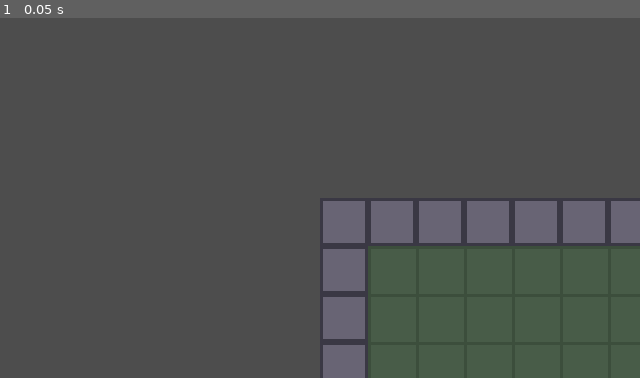
Above: before the commit, frame 1.
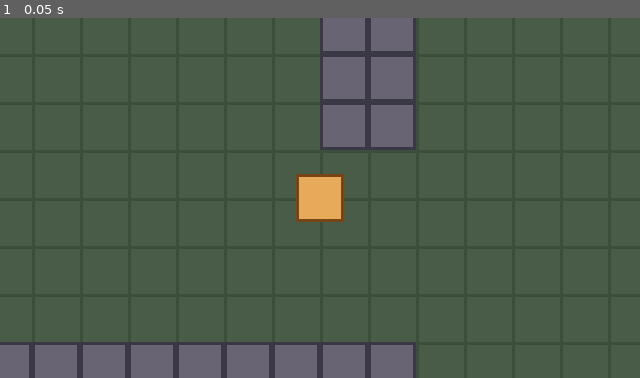
Above: after the commit, the same moment.

Repository: chris-suryo/norfolk-path
Game: Godot game, scene res://scenes/main.tscn
The game is run twice, just before and just after one commit, with the same random seed, the same clock (stepped at 60 frames per second) and the same inputs.
Inputs:
- Up to frame 1 (0.05 s): no input

The runs differ from the first frame. In frame 1, 17% of the frame differs, in the area x 0-100%, y 0-100%.

Commit message:
Fix invisible player and non-filling Web canvas
Web export ran end-to-end (browser, local server, index.html/wasm/pck all
correct) but two problems showed up in-browser:

1. No player visible; camera looked stuck showing the level's top-left
   corner (border wall row + floor beneath it) instead of following the
   player. follow_camera.gd wired target/bounds_source as
   `@export var target: Node2D` set via NodePath text in main.tscn, and
   silently no-op'd if that resolution ever came back null -- exactly
   what a camera parked at its own default (0,0) position at 3x zoom
   would look like. Can't fully verify the Node-typed-export resolution
   mechanism without running the engine, so fixed this the unambiguous
   way regardless of root cause: explicit `@export var target_path:
   NodePath` + `get_node_or_null()` in _ready(), with push_error() if
   resolution fails. A bad wiring is now a loud console error, not a
   silent wrong camera view.

2. Web build wasn't filling/scaling to the browser window. project.godot
   already has the right settings for this (canvas_items/expand stretch)
   and export_presets.cfg already had canvas_resize_policy=2 (Adaptive),
   but without being able to open a browser myself to confirm the DOM/CSS
   behavior, added a belt-and-suspenders html/head_include with explicit
   CSS forcing the canvas to 100vw/100vh with no page margin/overflow --
   the standard extra step Godot Web exports often need beyond the
   resize-policy setting alone.

gdformat/gdlint re-run clean on the changed script.

Co-Authored-By: Claude Sonnet 5 <noreply@anthropic.com>
Claude-Session: https://claude.ai/code/session_01PyCWLhnuhoW79J25QhMwPD

Diff:
--- a/scenes/main.tscn
+++ b/scenes/main.tscn
@@ -13,5 +13,5 @@
 
 [node name="Camera2D" type="Camera2D" parent="."]
 script = ExtResource("3_cam")
-target = NodePath("../Player")
-bounds_source = NodePath("../Level")
+target_path = NodePath("../Player")
+bounds_source_path = NodePath("../Level")
--- a/scripts/follow_camera.gd
+++ b/scripts/follow_camera.gd
@@ -3,40 +3,65 @@
 
 ## Camera that follows a target node and clamps to the level's painted bounds.
 ##
-## In Slice 1 the target is the player, but it's a plain Node2D reference on
-## purpose: in 2-player mode the target becomes a "midpoint" node sitting between
-## both players, with no changes needed here. Clamping is derived from a
-## TileMapLayer's used rect, so the camera never scrolls past the level edge.
+## In Slice 1 the target is the player, but it's resolved via a NodePath on
+## purpose: in 2-player mode the target becomes a "midpoint" node sitting
+## between both players — repoint the path, no script changes needed. Paths
+## are resolved explicitly in _ready() (rather than via a typed @export Node
+## reference) so a bad path fails loudly instead of leaving the camera
+## silently parked at its own default (0, 0) position with no visible error.
 
-## Node this camera tracks (assigned in the scene — the player in Slice 1).
-@export var target: Node2D
+## Path to the node this camera tracks (assigned in the scene — the player in
+## Slice 1).
+@export var target_path: NodePath
 
-## TileMapLayer whose painted bounds clamp the camera. If unset, no clamping.
-@export var bounds_source: TileMapLayer
+## Path to the TileMapLayer whose painted bounds clamp the camera. Empty path
+## = no clamping.
+@export var bounds_source_path: NodePath
+
+var _target: Node2D
+var _bounds_source: TileMapLayer
 
 
 func _ready() -> void:
 	# zoom > 1 magnifies: 3x makes the 16px pixel art read big and crisp.
 	zoom = Vector2(3, 3)
-	if bounds_source != null and bounds_source.tile_set != null:
-		# Deferred so it runs after the level has painted its cells this frame,
-		# regardless of node _ready() order.
-		_apply_bounds.call_deferred()
-	if target != null:
-		global_position = target.global_position
+
+	if target_path.is_empty():
+		push_error("FollowCamera: target_path is unset — camera will not follow anything.")
+	else:
+		_target = get_node_or_null(target_path) as Node2D
+		if _target == null:
+			push_error("FollowCamera: target_path '%s' did not resolve to a Node2D." % target_path)
+
+	if not bounds_source_path.is_empty():
+		_bounds_source = get_node_or_null(bounds_source_path) as TileMapLayer
+		if _bounds_source == null:
+			push_error(
+				(
+					"FollowCamera: bounds_source_path '%s' did not resolve to a TileMapLayer."
+					% bounds_source_path
+				)
+			)
+		elif _bounds_source.tile_set != null:
+			# Deferred so it runs after the level has painted its cells this
+			# frame, regardless of node _ready() order.
+			_apply_bounds.call_deferred()
+
+	if _target != null:
+		global_position = _target.global_position
 
 
 func _physics_process(_delta: float) -> void:
-	if target != null:
-		global_position = target.global_position
+	if _target != null:
+		global_position = _target.global_position
 
 
 func _apply_bounds() -> void:
-	var used := bounds_source.get_used_rect()
-	var tile := bounds_source.tile_set.tile_size
+	var used := _bounds_source.get_used_rect()
+	var tile := _bounds_source.tile_set.tile_size
 	# Convert the tilemap's used-cell rect into world-space pixel limits.
-	var top_left := bounds_source.to_global(Vector2(used.position * tile))
-	var bottom_right := bounds_source.to_global(Vector2(used.end * tile))
+	var top_left := _bounds_source.to_global(Vector2(used.position * tile))
+	var bottom_right := _bounds_source.to_global(Vector2(used.end * tile))
 	limit_left = int(top_left.x)
 	limit_top = int(top_left.y)
 	limit_right = int(bottom_right.x)
Not shown, changed: export_presets.cfg
